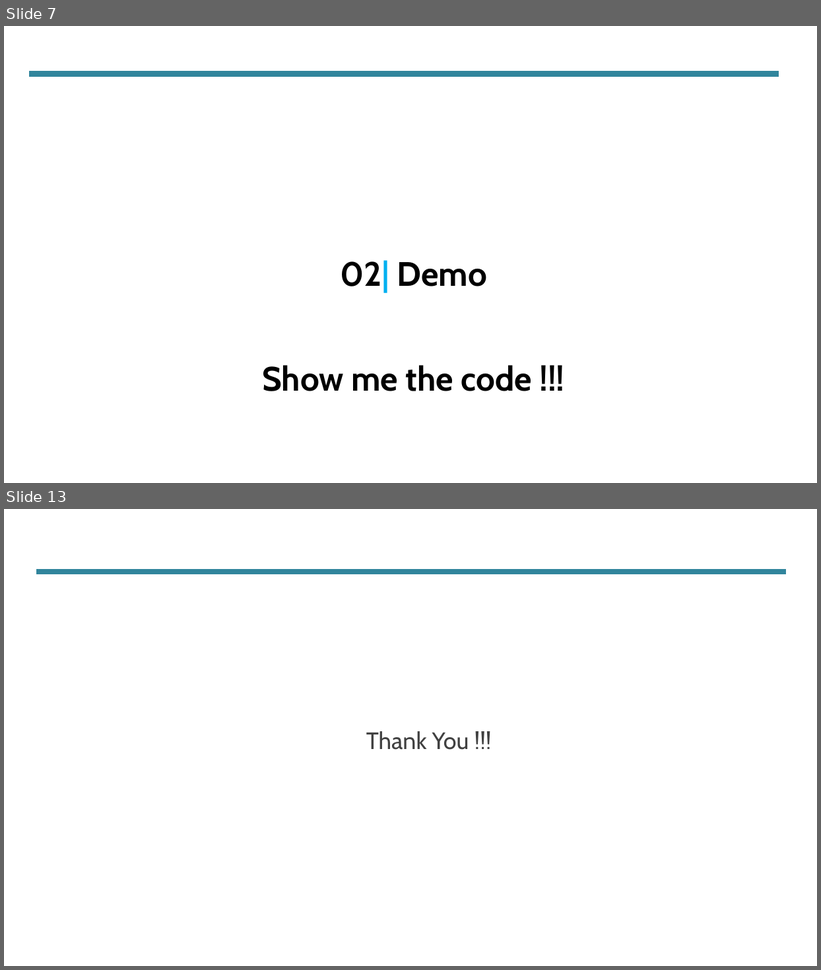
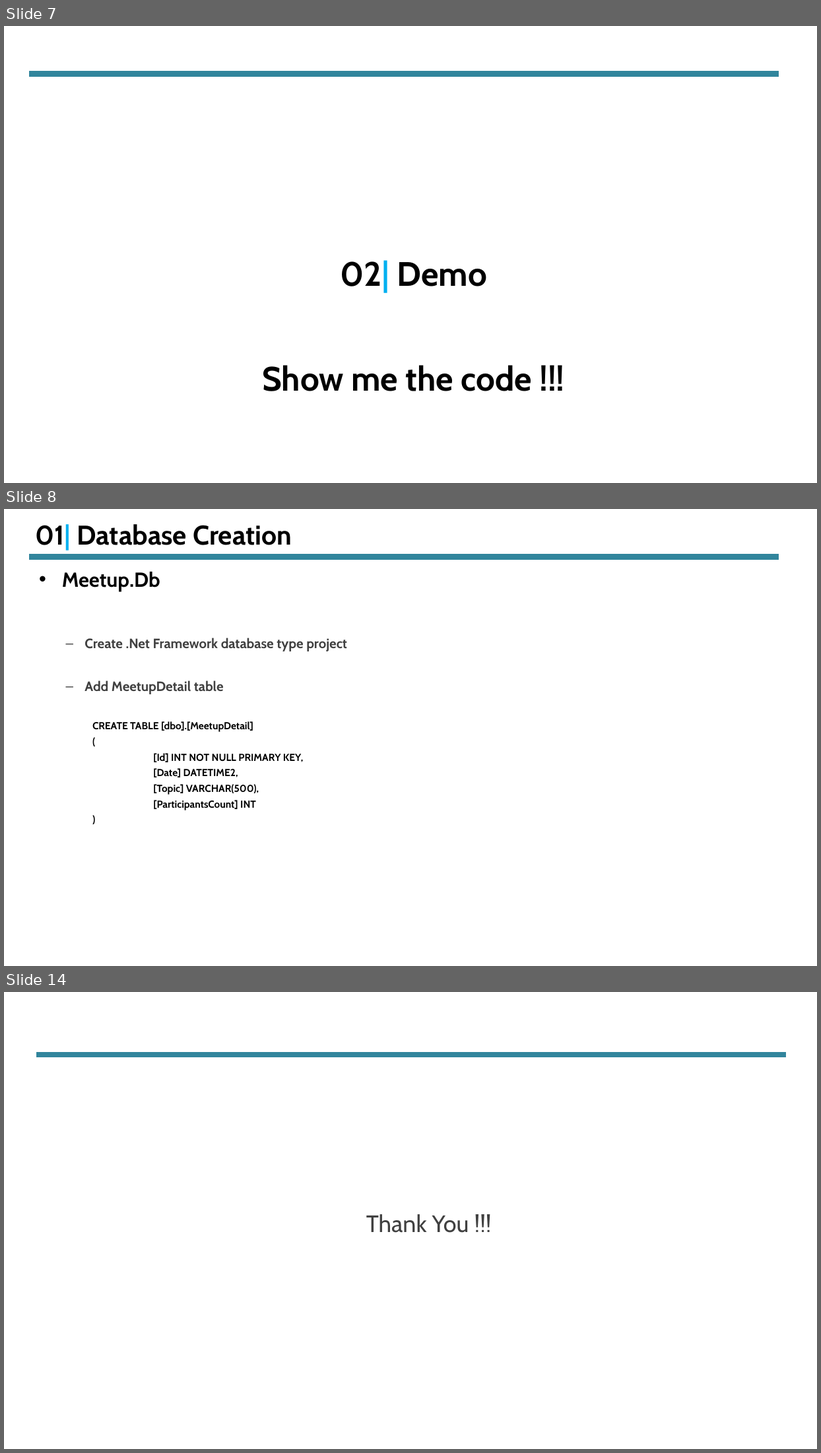
Before and after one commit to vkg-mca/Meetup, a slide deck: End-To-End Rapid API Development With DotNet Core .pptx. Shown one above the other, each under a label of ours: slides 7 and 13 before the commit, slides 7, 8 and 14 after it; the slides between them are not shown. The pictures are 821x970 and 821x1453 pixels, drawn with LibreOffice and Linux fonts; fonts in the diff are those of the drawing. Boxes give left, top, right and bottom in pixels: in the first picture for what was removed or moved away, otherwise in the second. Text is boxed around its words. In the diff, an @@ line names an element or a change of style, - is before the commit and + after.

Commit message:
PPT updated for table definition

```diff
--- a/End-To-End Rapid API Development With DotNet Core .pptx
+++ b/End-To-End Rapid API Development With DotNet Core .pptx
@@ slide 8 added at [4, 509, 817, 966], background #FFFFFF @@
@@ title added at [36, 524, 292, 551], 32 pt, text #000000, bold @@
+01| Database Creation
@@ line added from (29, 557) to (779, 557), #31859C 6.5 pt @@
@@ text added at [62, 572, 347, 811], 12 pt, text #000000, bold @@
+• Meetup.Db
+  – Create .Net Framework database type project
+  – Add MeetupDetail table
+    CREATE TABLE [dbo].[MeetupDetail]
+    (
+    [Id] INT NOT NULL PRIMARY KEY,
+    [Date] DATETIME2,
+    [Topic] VARCHAR(500),
+    [ParticipantsCount] INT
+    )
@@ what was slide 13 is now slide 14 @@
```
Also in this commit, not shown: 5 slides changed.
